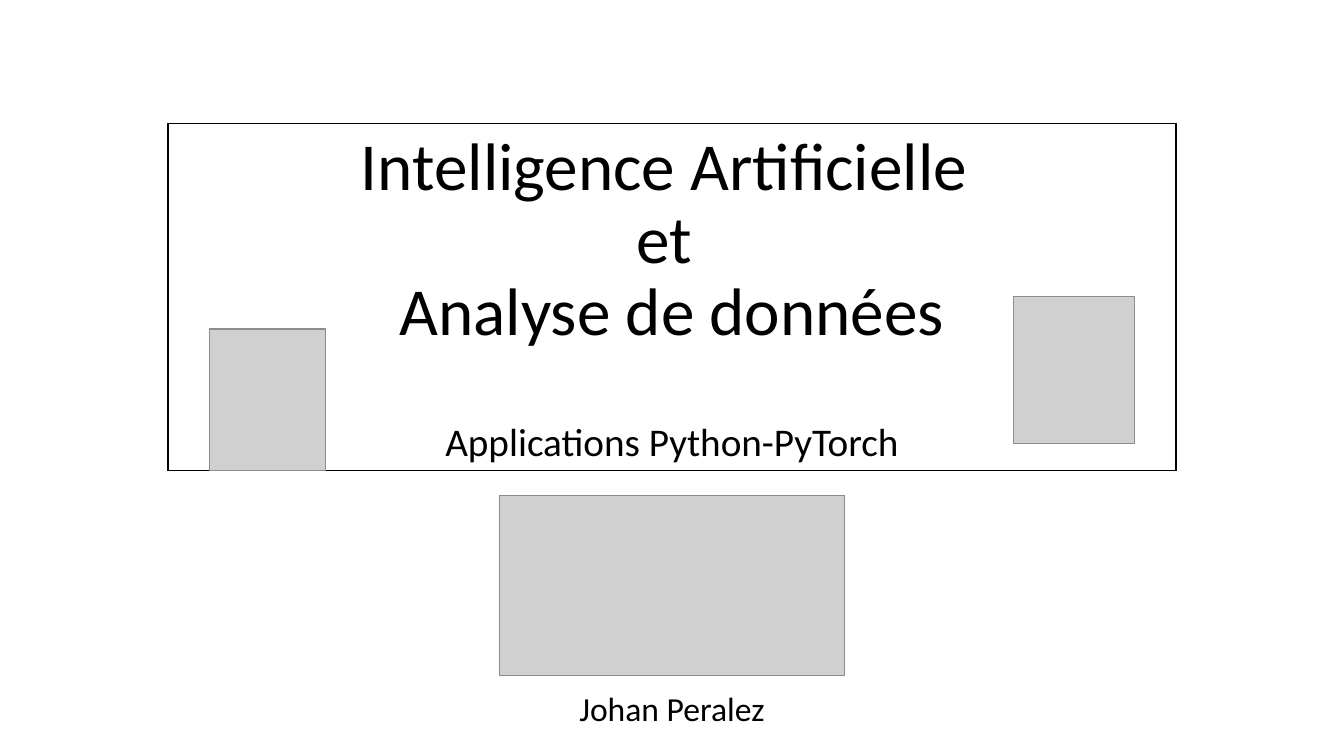
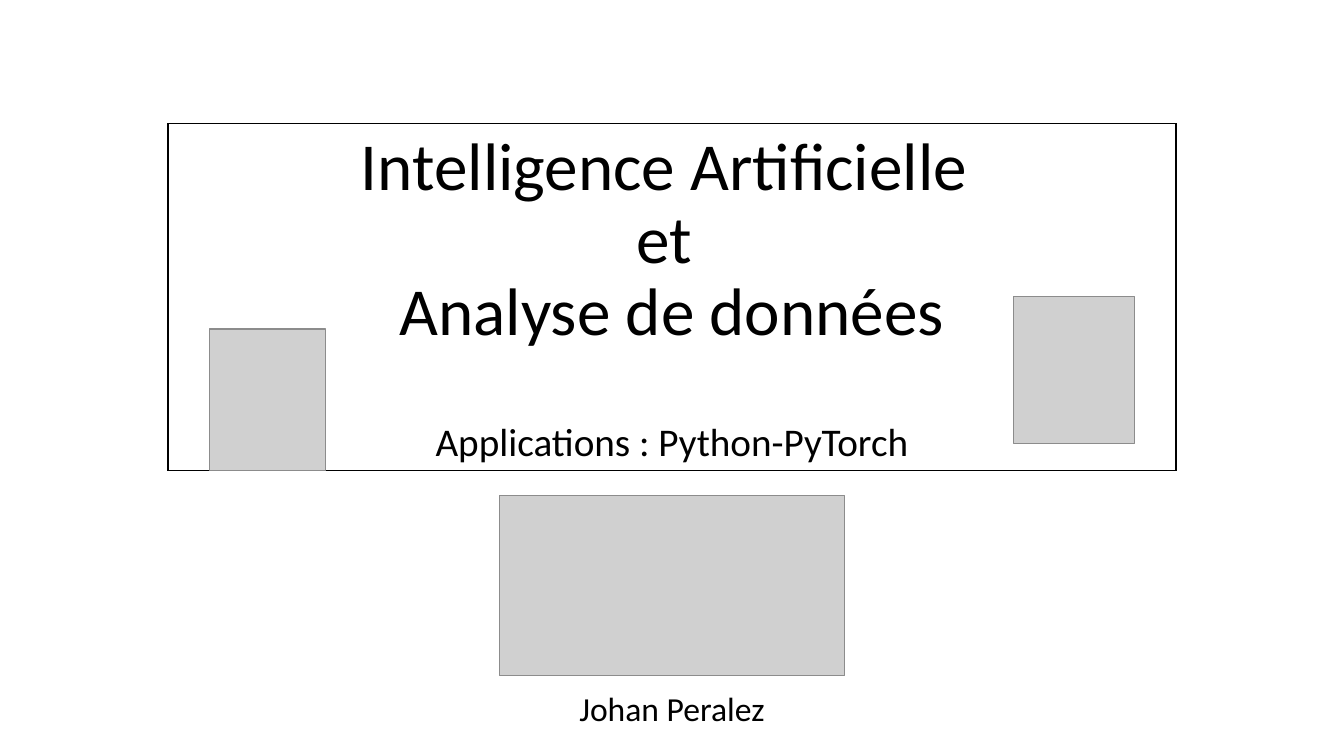
Before and after one commit to jolindien-git/jolindien-git.github.io, a slide deck: slide 1 of Intelligence Artificielle et Analyse de donnees.pptx. Drawn at 1344x756 pixels with LibreOffice and Linux fonts; fonts in the diff are those of the drawing; grey boxes stand for pictures. Boxes give left, top, right and bottom in pixels: in the first picture for what was removed or moved away, otherwise in the second. Text is boxed around its words. In the diff, an @@ line names an element or a change of style, - is before the commit and + after.

```diff
--- a/Intelligence Artificielle et Analyse de donnees.pptx
+++ b/Intelligence Artificielle et Analyse de donnees.pptx
@@ title at <box>361,143,966,463</box>: text changed @@
-Intelligence Artificielle
-et
-Analyse de données
-Applications Python-PyTorch
+Intelligence Artificielle
+et
+Analyse de données
+Applications : Python-PyTorch
```
Also in this commit, not shown: 1 other slide changed, 5 slides added, 1 slide removed, 2 other files.
